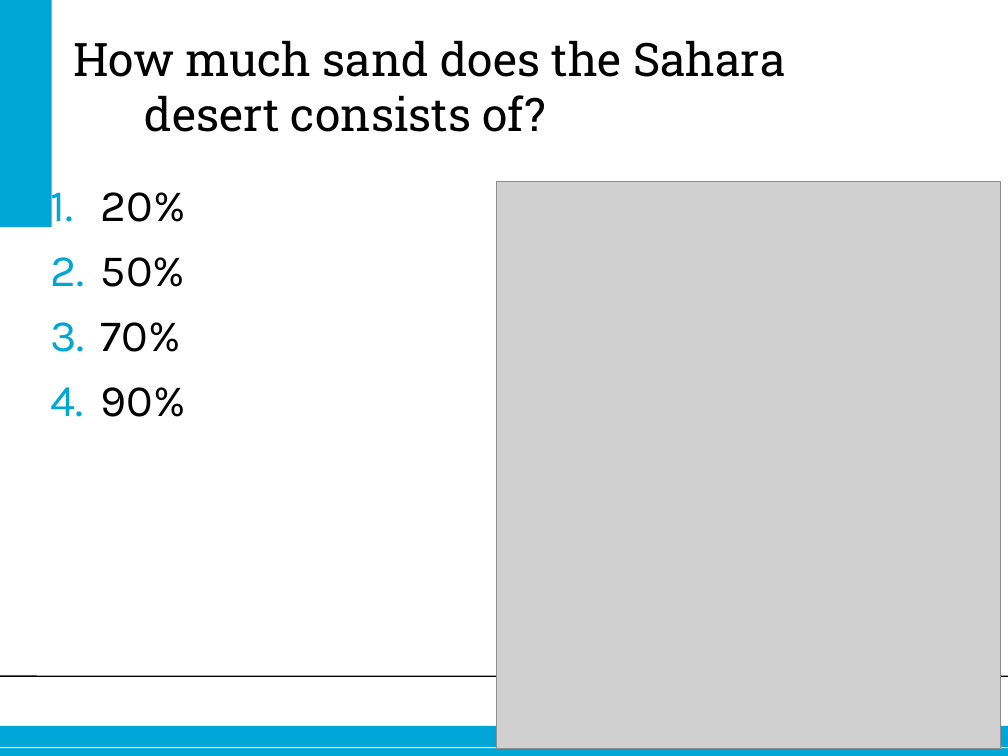
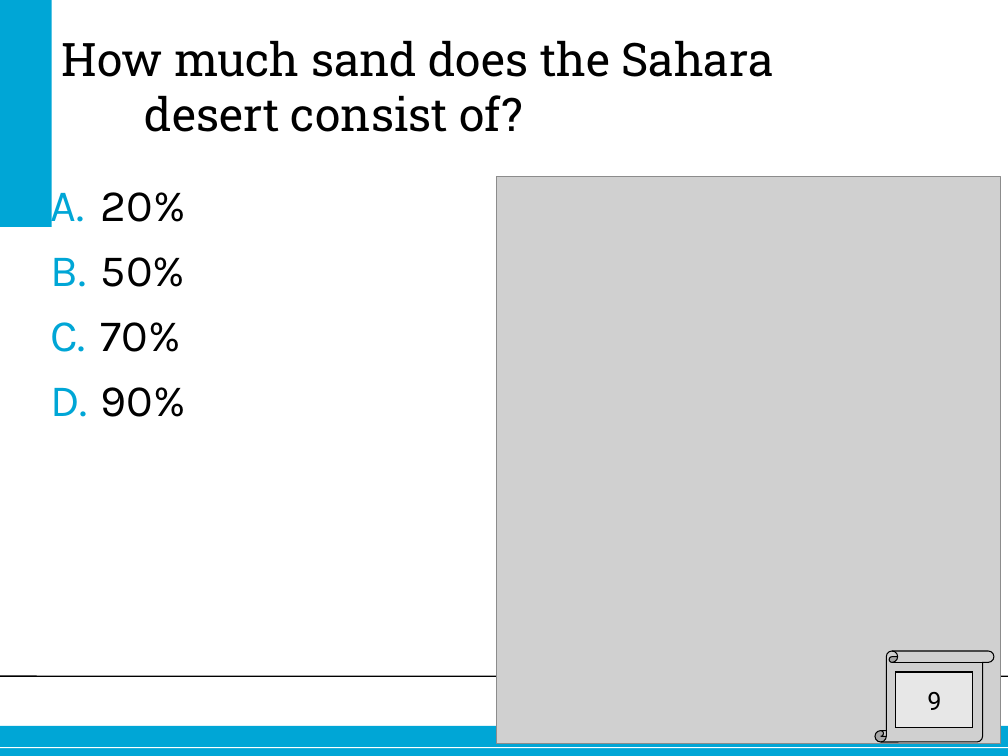
Before and after one commit to jettan/robotutor, a slide deck: slide 7 of Nao.ppt (slide 8 before the commit). Drawn at 1008x756 pixels with LibreOffice and Linux fonts; fonts in the diff are those of the drawing; grey boxes stand for pictures; background and template pictures are left out. Boxes give left, top, right and bottom in pixels: in the first picture for what was removed or moved away, otherwise in the second. Text is boxed around its words. In the diff, an @@ line names an element or a change of style, - is before the commit and + after.

```diff
--- a/Nao.ppt
+++ b/Nao.ppt
@@ title at (62,40,775,132): text changed @@
-How much sand does the Sahara desert consists of?
+How much sand does the Sahara desert consist of?
@@ text "20%" at (101,192,186,417): bullet 1. to A. @@
@@ picture: place and size @@
-picture at (497,182,1001,750)
+picture at (497,176,1001,744)
@@ picture added at (875,651,994,742) @@
@@ rectangle added at (896,672,973,729), fill #FFFFFF at 50% opacity, outline #000000 0.74 pt, 18 pt, text #000000 @@
+9
```
Also in this commit, not shown: 1 other slide changed, 1 slide added, 1 slide removed, 3 other files.
